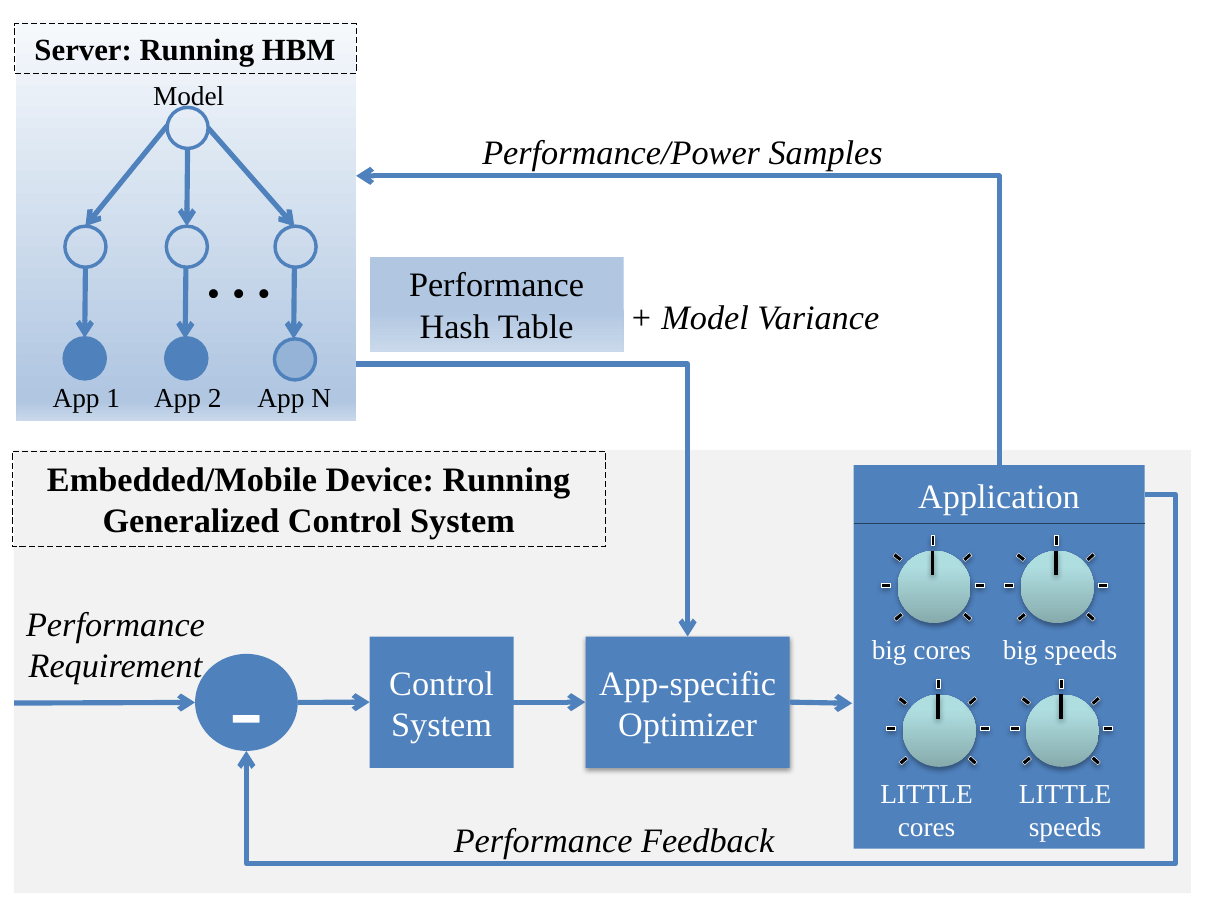
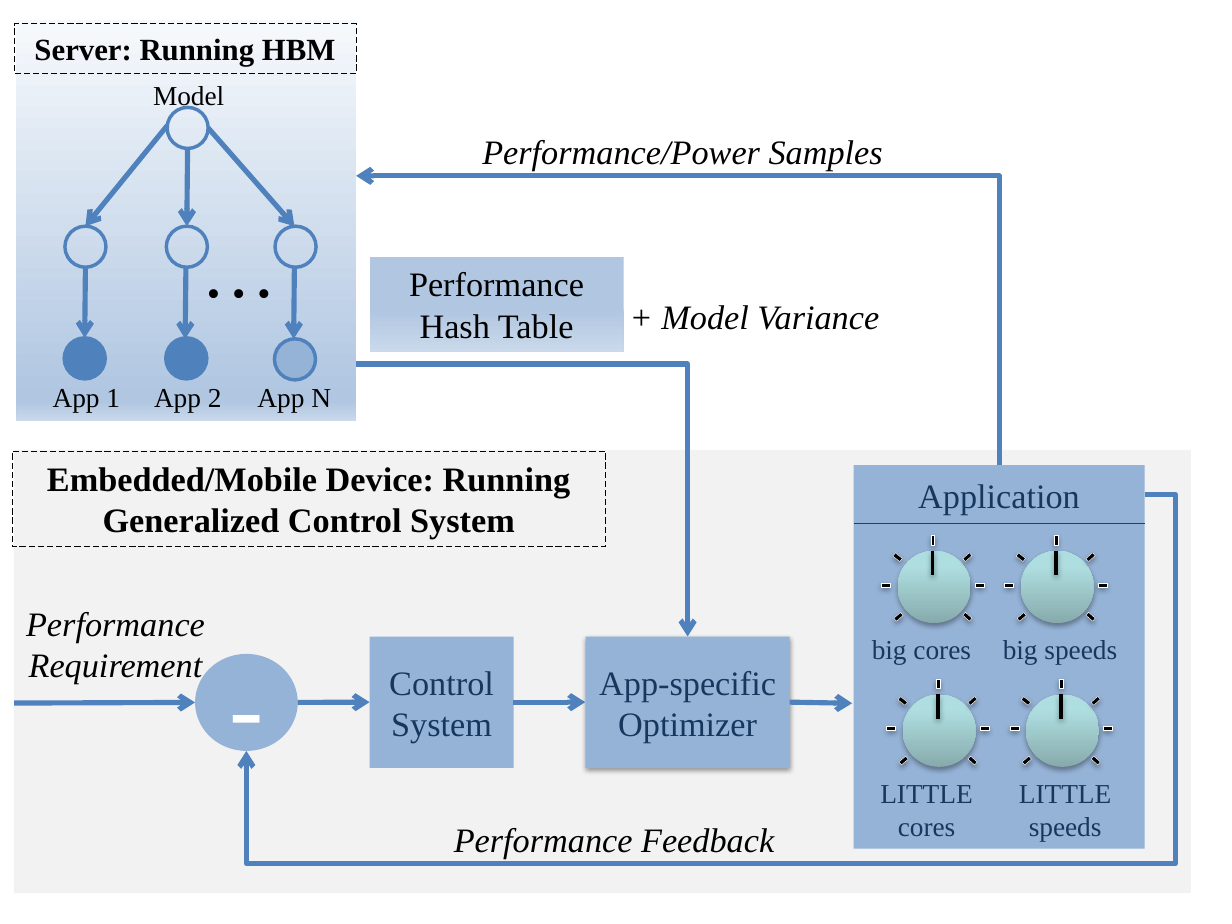
Before and after one commit to nmishra8/ASPLOS-17, a slide deck: slide 6 of figures/LEO+POET_backup_nikita.pptx. Drawn at 1232x924 pixels with LibreOffice and Linux fonts; fonts in the diff are those of the drawing. Boxes give left, top, right and bottom in pixels: in the first picture for what was removed or moved away, otherwise in the second. Text is boxed around its words. In the diff, an @@ line names an element or a change of style, - is before the commit and + after.

```diff
--- a/figures/LEO+POET_backup_nikita.pptx
+++ b/figures/LEO+POET_backup_nikita.pptx
@@ rectangle at [854, 524, 1145, 849]: fill #4F81BD to #95B3D7 @@
@@ ellipse "-" at [195, 654, 297, 752]: fill #4F81BD to #95B3D7 @@
@@ text colour #FFFFFF to #17375E; fill #4F81BD to #95B3D7 in 3 elements at [370, 637, 514, 769], [854, 466, 1145, 524], [585, 637, 790, 769] @@
@@ text colour #FFFFFF to #17375E in 4 elements at [872, 640, 971, 664], [1003, 640, 1117, 664], [880, 785, 972, 836], [1019, 785, 1111, 841] @@
```
Also in this commit, not shown: 9 other files.
